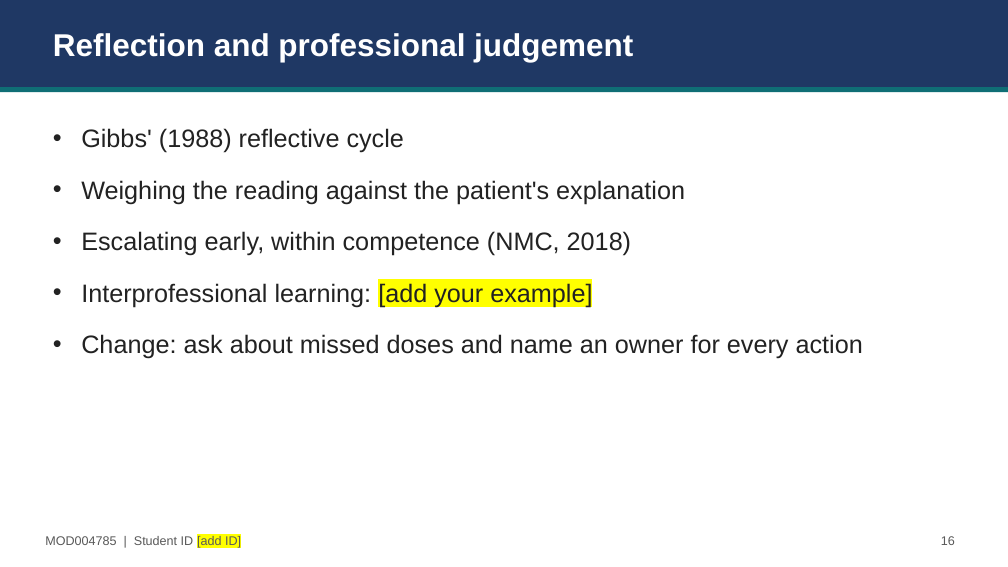
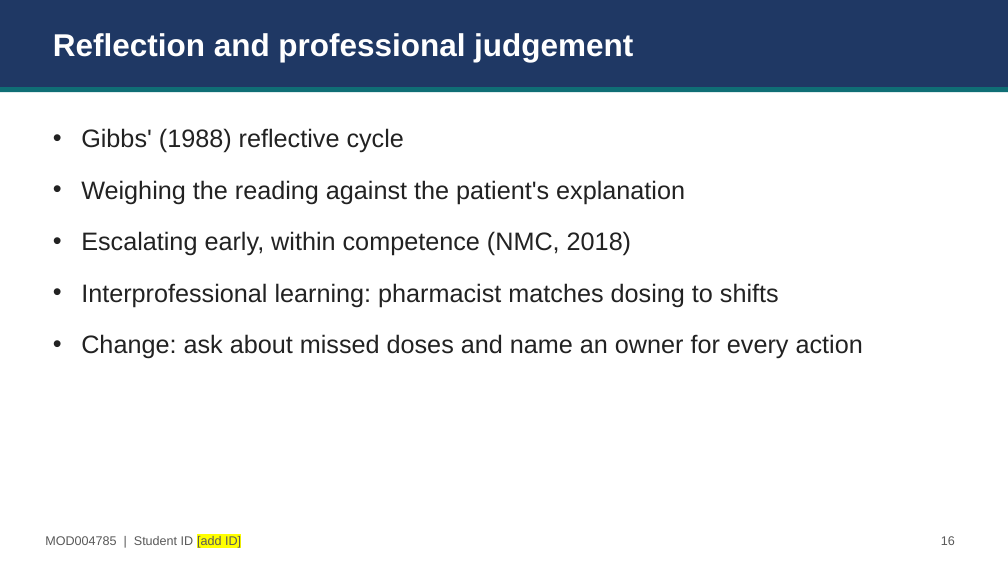
Before and after one commit to Joe254h/python, a slide deck: slide 16 of hypertension_outputs/hypertension_summative_20_minutes.pptx. Drawn at 1008x567 pixels with LibreOffice and Linux fonts; fonts in the diff are those of the drawing. Boxes give left, top, right and bottom in pixels: in the first picture for what was removed or moved away, otherwise in the second. Text is boxed around its words. In the diff, an @@ line names an element or a change of style, - is before the commit and + after.

```diff
--- a/hypertension_outputs/hypertension_summative_20_minutes.pptx
+++ b/hypertension_outputs/hypertension_summative_20_minutes.pptx
@@ text at box(81, 283, 779, 307): text changed @@
-• Interprofessional learning: [add your example]
+• Interprofessional learning: pharmacist matches dosing to shifts
```
Also in this commit, not shown: 3 other slides changed, 7 other files.
